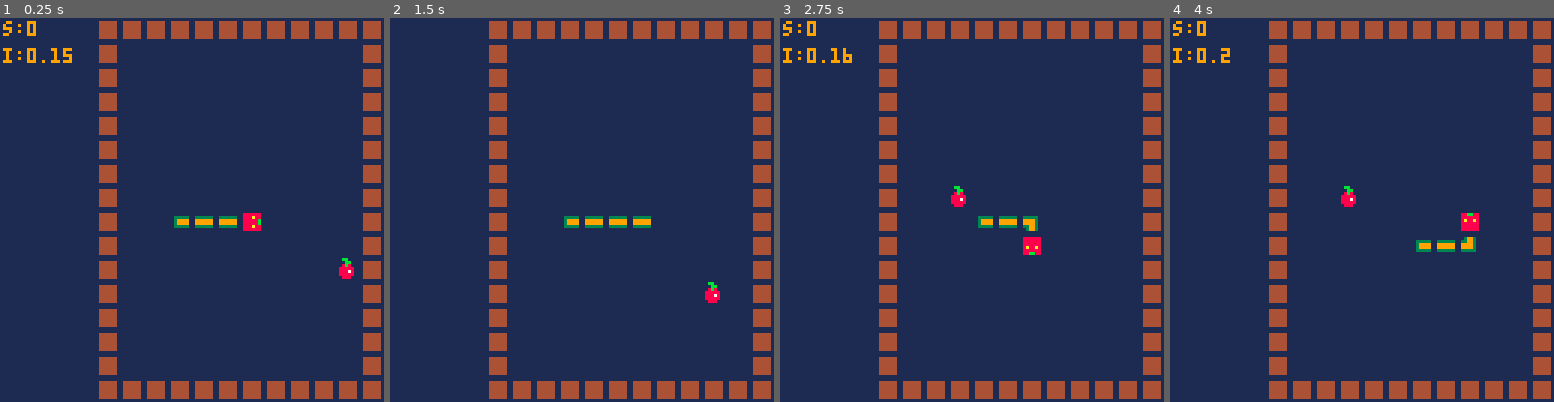
Above: before the commit, frames 1-4 (left to right).
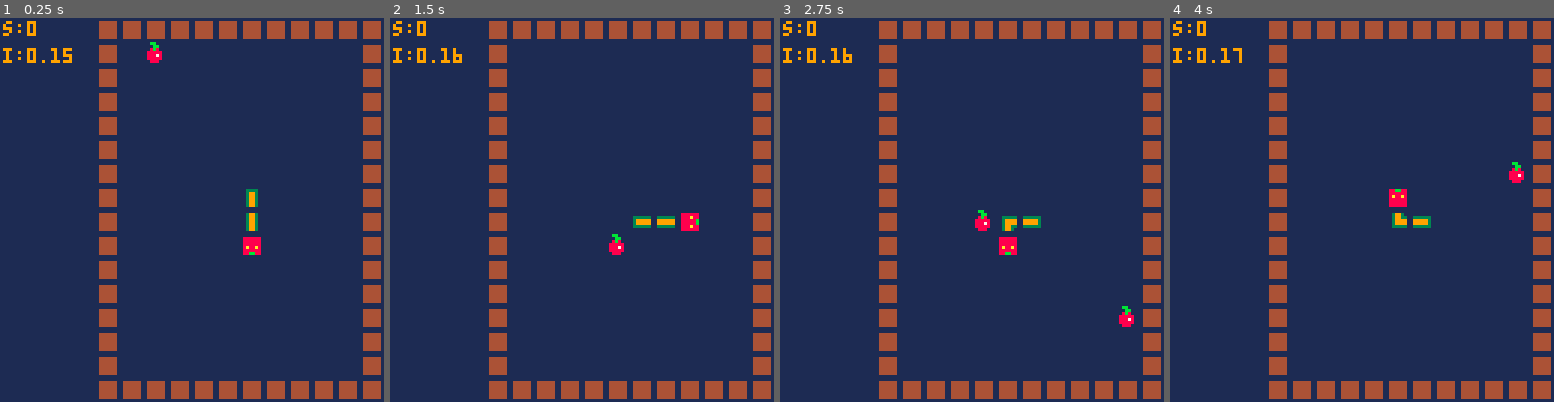
Above: after the commit, the same moments.

Repository: AriJalk/pico8-learning-snake
Game: PICO-8 cartridge snake.p8
Two runs of this game, one before a commit and one after it. Both use one fixed random seed, a clock stepped at 60 frames per second and the inputs below.
Inputs:
- Up to frame 1 (0.25 s): no input
- Up to frame 2 (1.5 s): tap O (Z key) at 0.33, 0.7, 1.43 s; tap X (X key) at 1.07 s
- Up to frame 3 (2.75 s): hold Left 1.97-2.37 s; tap X (X key) at 2.07, 2.4, 2.73 s; tap O (Z key) at 2.22 s; hold Down from 2.42 s (still down)
- Up to frame 4 (4 s): release Down at 2.82 s; hold Right 2.87-3.53 s; tap X (X key) at 3.07, 3.4, 3.73 s; tap O (Z key) at 3.1, 3.98 s; hold Up from 3.58 s (still down)

The runs differ from the first frame. In frame 1, 1.3% of the frame differs, in the area x 38-93%, y 6-68%; in frame 2, 1.5%; in frame 3, 1.1%; in frame 4, 1.5%, in the area x 13-93%, y 7-61%.

Commit message:
Added more comments, some refactoring and optimizations

Diff:
--- a/snake.p8
+++ b/snake.p8
@@ -4,15 +4,15 @@
 -- engine functions
 
 --game variables
-snake_pos = {}
-wall_pos = {}
-snake_size = 0
-score = 0
+snake_pos=nil
+wall_pos=nil
+--must be >1
+snake_size=2
+score=nil
 head_pos=nil
 tail_pos=nil
 fruit_pos=nil
 
-last_dir=nil
 direction=nil
 directions=
 {
@@ -25,20 +25,18 @@
 --game flags
 is_fruit_placed=false
 
---input
-dir_buffer=nil
 
 --grid variables
 --pixel size
 grid_size={x=96,y=128}
---grid_size={x=96,y=96}
---number of tiles, in proportion to grid_size
+//grid_size={x=96,y=96}
+--number of tiles
 tile_num={x=12,y=16}
---tile_num={x=6,y=6}
+//tile_num={x=6,y=6}
 tile_size={x=grid_size.x/tile_num.x,y=grid_size.y/tile_num.y}
-margin=0
-
-panel_size={x=128-96,y=128}
+win_size=(tile_num.x-2)*(tile_num.y-2)
+
+panel_size={x=32,y=32}
 
 spr_size={sw=8,sh=8,dw=tile_size.x,dh=tile_size.y}
 
@@ -55,10 +53,8 @@
 	empty={sx=80,sy=0}
 }
 
-
-
 --collision segments
-segments = {}
+segments=nil
 segment_num={x=4,y=4}
 segment_size={x=tile_num.x/segment_num.x,y=tile_num.y/segment_num.y}
 
@@ -69,16 +65,13 @@
 
 
 function _init()
-	win_size=(tile_num.x-2)*(tile_num.y-2)
-	printh('winsize:'..win_size)
 	is_game_running=true
  update_interval=0.15
- snake_size=4
+ snake_size=3
  snake_pos={}
  score=0
- segments={}
 	build_segments()
-	direction=directions.right
+	direction=dir_rnd()
 	build_wall()
 	build_snake()
 	tail_pos=nil
@@ -93,6 +86,7 @@
 		update_input()
 		update_time += time()-last_time
 		last_time = time()
+		--check for update tick
 		if(update_time > update_interval) then
 			update_time = 0
 			update_snake()
@@ -104,6 +98,7 @@
 			if is_fruit_placed and is_game_running then
 				add_fruit()
 			end
+			--check if lost by collision
 			if check_collision(snake_pos[1]) then
 			 is_game_running=false
 			 draw_lose_panel()
@@ -112,16 +107,14 @@
 		end
 	draw_update()
  end
+ --test button to decelerate
 	if (btn(❎)) then
 		update_interval += 0.01
 		update_interval = min(update_interval,1)
-		--update_speed = mid(0, updade_speed, 2)
+	--reset button
 	elseif (btnp(🅾️)) then
 		_init()
 		return
---		update_interval -= 0.01
---		update_interval = max(0,update_interval)
---		--update_speed = mid(0, update_speed, 2)
 	end
 end
 
@@ -136,6 +129,7 @@
  draw_wall()
  draw_snake_initial()
  draw_fruit()
+ flip()
 end
 
 function draw_update()
@@ -143,9 +137,12 @@
 	draw_panel()
 	if is_fruit_placed then
 		draw_fruit()
+		is_fruit_placed=false
 	end
 	flip()
 end
+
+--core draw functions
 
 function draw_sprite(sprite,pos,flip_x,flip_y)
 	if flip_x==nil then flip_x=false end
@@ -160,7 +157,7 @@
 		flip_x,flip_y)
 end
 
-
+--draw horizontal/vertical sprites
 function draw_orientation(spr_name,pos,dir)
  if dir==nil then
   dir=pos.dir
@@ -168,35 +165,27 @@
  local flip_x=false
  local flip_y=false
  local o=nil
- if dir==directions.right or dir==directions.left then
- 	o='h'
- 	if dir==directions.left then
- 	 flip_x=true
- 	end
- elseif dir==directions.up or dir==directions.down then
+ local right=(dir==directions.right)
+ local left=(dir==directions.left)
+ local up=(dir==directions.up)
+ local down=(dir==directions.down)
+
+ if right or left then
+  o='h'
+  if left then
+   flip_x=true
+  end
+ elseif up or down then
   o='v'
-  if dir==directions.down then
-   flip_y=true
+  if down then
+  	flip_y=true
   end
  end
  local str=spr_name..'_'..o
  draw_sprite(sprites[str],pos,flip_x,flip_y)
 end
 
---draw functions
-function draw_tile(pos,col)
-	local draw_pos=grid_game_position(pos)
-	draw_pos.x += 128 - grid_size.x
-	rectfill(
-		draw_pos.x+margin,draw_pos.y+margin,
-		draw_pos.x+tile_size.x-1-margin,draw_pos.y+tile_size.y-1-margin,col)
-end
-
-function draw_fruit()
-	draw_sprite(sprites.fruit,fruit_pos)
-	--todo:somwhere else
-	is_fruit_placed=false
-end
+--initial draw functions
 
 function draw_snake_initial()
  draw_head()
@@ -204,6 +193,20 @@
  draw_tail()
 end
 
+function draw_body_initial()
+ for i=1,snake_size-1 do
+  draw_orientation('body',snake_pos[i])
+ end
+end
+
+function draw_wall()
+	for wall in all(wall_pos) do
+		draw_sprite(sprites.wall,wall)
+	end
+end
+
+--loop draw functions
+
 function draw_snake_update()
 	--remove tail
 	if tail_pos and not pos_equals(tail_pos,fruit_pos) then
@@ -212,15 +215,52 @@
 	--add head
 	draw_head()
 	--change previous head to body and set tail
-	draw_body_update()
+	if snake_size>2 then
+	 	draw_body_update()
+	end
 	draw_tail()
 end
 
-function draw_wall()
-	for wall in all(wall_pos) do
-		draw_sprite(sprites.wall,wall)
-	end
-end
+function draw_body_update()
+ --continuous
+ if snake_pos[2].dir==snake_pos[1].dir then
+ 	draw_orientation('body',snake_pos[2])
+ else
+  --corner
+  draw_elbow()
+ end
+end
+
+--element draw functions
+
+function draw_fruit()
+	draw_sprite(sprites.fruit,fruit_pos)
+end
+
+function draw_head()
+	draw_orientation('head',head_pos)
+end
+
+function draw_tail()
+ if snake_size>1 then
+ 	draw_orientation('tail',snake_pos[snake_size],snake_pos[snake_size-1].dir)
+ end
+end
+
+--draws a corner between cells[1,3]
+--only call when direction changed and size>2
+function draw_elbow()
+	local sprite=sprites.elbow
+	local pos_a=snake_pos[1]
+	local pos_b=snake_pos[2]
+	--check elbow type
+ local flip_x=(pos_a.dir==directions.left)or(pos_b.dir==directions.right)
+ local flip_y=(pos_a.dir==directions.down)or(pos_b.dir==directions.up)
+ --draw the elbow based on elbow type
+	  draw_sprite(sprite,pos_b,flip_x,flip_y)
+end
+
+--panels
 
 function draw_panel()
 	rectfill(0,0,panel_size.x-1,panel_size.y-1,1)
@@ -229,62 +269,6 @@
 	print('i:'..update_interval,1,10)
 end
 
---snake parts
-
-function draw_head()
-	draw_orientation('head',head_pos)
-end
-
-function draw_tail()
- if snake_size>1 then
- 	draw_orientation('tail',snake_pos[snake_size],snake_pos[snake_size-1].dir)
- end
-end
-
-
-function draw_body_initial()
- for i=1,snake_size-1 do
-  draw_orientation('body',snake_pos[i])
- end
-end
-
---only call when cells[2-3] are orthogonal
-function draw_elbow()
-	local sprite=sprites.elbow
-	local pos_a=snake_pos[1]
-	local pos_b=snake_pos[2]
-
-	local right=(pos_a.dir==directions.right)or(pos_b.dir==directions.left)
-	local left=(pos_a.dir==directions.left)or(pos_b.dir==directions.right)
-	local up=(pos_a.dir==directions.up)or(pos_b.dir==directions.down)
-	local down=(pos_a.dir==directions.down)or(pos_b.dir==directions.up)
-
-	if right then
-	 if up then
-	  draw_sprite(sprite,pos_b,false,true)
-	 else
-	  draw_sprite(sprite,pos_b,false,false)
-	 end
-	elseif left then
-	 if up then
-	 	draw_sprite(sprite,pos_b,true,true)
-	 else
-	 	draw_sprite(sprite,pos_b,true,false)
-		end
-	end
-end
-
-function draw_body_update()
- --continuous
- if snake_size>2 then
-	 if snake_pos[2].dir==snake_pos[1].dir then
-  	draw_orientation('body',snake_pos[2])
- 	else
- 	 draw_elbow()
- 	end
- end
-end
-
 function draw_win_panel()
 -- rectfill(25,25,128-25,128-25,4)
  print('you win',32,64,10)
@@ -297,7 +281,8 @@
  print('press 🅾️ to reset',10)
 end
 -->8
--- update functions
+-- logic update functions
+
 //todo: buffer
 function update_input()
 	local new_dir
@@ -310,12 +295,15 @@
 	elseif btn(⬆️) then
 		new_dir=directions.up
 	end
-	if new_dir and snake_size>1 then
-		local new_pos=pos_add(snake_pos[1],new_dir)
-		if pos_equals(new_pos,snake_pos[2]) then
-			return
-		end
-		direction=new_dir
+	if new_dir then
+ //todo: remove if
+	 if snake_size>1 then
+			local new_pos=pos_add(snake_pos[1],new_dir)
+			if pos_equals(new_pos,snake_pos[2]) then
+				return
+			end
+ 	end
+  direction=new_dir
 	end
 end
 
@@ -332,51 +320,25 @@
 		is_fruit_placed=true
 		snake_size+=1
 		score+=1
+		--speed up
  	update_interval-=dec_value
  	update_interval=max(0,update_interval)
 	end
-	--update body
+	--update body inward
 	for cell=snake_size,2,-1 do
  		snake_pos[cell]=snake_pos[cell-1]
  end
  --update head
  add_collision(snake_pos[1])
- snake_pos[1] = head_pos
+ snake_pos[1]=head_pos
  snake_pos[1].dir=direction
 end
-
-function check_collision(pos)
-	local seg=get_segment(pos)
-	if seg[pos_str(pos)]!=nil then
-	 return true
-	end
-	return false
-end
-
---function check_collision()
--- local head=snake_pos[1]
---	local seg=get_segment(head)
---	for col in all(seg) do
---		if pos_equals(col,head) then
---			_init()
---		end
---	end
---	if pos_equals(head_fruit_pos) then
---
---	end
---end
---
---function generate_fruit()
---
---end
 
 function add_fruit()
  while true do
  	local pos=pos_rnd()
  	if not check_collision(pos) and not pos_equals(pos,head_pos) then
  	 fruit_pos=pos
--- 	 printh('pos:'..pos_str(fruit_pos))
---			printh('head:'..pos_str(head_pos))
  		return
  	end
  end
@@ -386,17 +348,21 @@
 	return snake_size==win_size
 end
 -->8
--- position
+-- position functions
+
+--convert logic position to pixel position
 function grid_game_position(coordinates)
 	local x = tile_size.x*coordinates.x
 	local y = tile_size.y*coordinates.y
 	return {x=x,y=y}
 end
 
+--hard copy position
 function pos_cpy(origin)
 	return {x=origin.x,y=origin.y}
 end
 
+--check if two positions identical
 function pos_equals(pos_a,pos_b)
 	if pos_a==nil or pos_b==nil then
 		return false
@@ -404,21 +370,38 @@
 	return pos_a.x==pos_b.x and pos_a.y==pos_b.y
 end
 
+--add two positions
 function pos_add(pos_a,pos_b)
 	return {x=pos_a.x+pos_b.x,y=pos_a.y+pos_b.y}
 end
 
+--random position in logic game space
 function pos_rnd()
-	return {x=flr(rnd(tile_num.x-1)),y=flr(rnd(tile_num.y-1))}
-end
-
+	return {x=flr(rnd(tile_num.x-1))+1,y=flr(rnd(tile_num.y-1))+1}
+end
+
+--convert position to string
 function pos_str(pos)
  return pos.x..','..pos.y
 end
+
+--random direction
+function dir_rnd()
+ local num=flr(rnd(4)+1)
+ if num==1 then
+ 	return directions.right
+ elseif num==2 then
+ 	return directions.left
+ elseif num==3 then
+  return directions.up
+ elseif num==4 then
+  return directions.down
+ end
+end
 -->8
 --building functions
 
-
+--initialize snake
 function build_snake()
 	snake_pos[1]={x=tile_num.x/2,y=tile_num.y/2,dir=direction}
 	head_pos=snake_pos[1]
@@ -430,10 +413,11 @@
 		snake_pos[cell].dir=direction
 		add_collision(pos)
 	end
-
-end
-
+end
+
+--initialize wall
 function build_wall()
+	wall_pos={}
 	slot=1
 	--horizontal
 	for i=0,tile_num.x-1 do
@@ -453,14 +437,25 @@
 	end
 end
 -->8
---segments
-
+--collision segments
+
+function build_segments()
+	segments={}
+ for i=0,segment_num.x do
+ 	for j=0,segment_num.y do
+ 	 segments[i..','..j]={}
+ 	end
+ end
+end
+
+--get matching segment for position
 function get_segment(pos)
 	local x=flr(pos.x/segment_size.x)
 	local y=flr(pos.y/segment_size.y)
  return segments[x..','..y]
 end
 
+--add position to segment table
 function add_collision(pos)
 	local seg=get_segment(pos)
 	local str=pos_str(pos)
@@ -469,6 +464,7 @@
 	end
 end
 
+--delete position from segment table
 function del_collision(pos)
  local seg=get_segment(pos)
 	local str=pos_str(pos)
@@ -477,19 +473,22 @@
 	end
 end
 
-function build_segments()
- for i=0,segment_num.x do
- 	for j=0,segment_num.y do
- 	 segments[i..','..j]={}
- 	end
- end
-end
+--return true/false if position collides
+function check_collision(pos)
+	local seg=get_segment(pos)
+	if seg[pos_str(pos)]!=nil then
+	 return true
+	end
+	return false
+end
+
+
 __gfx__
 000000001111111111111111111111111111111111111111111111111111111111bb111111111111111111110000000000000000000000000000000000000000
-000000001139931111111111111111111139931111111111188bb88118888881111bb11114444441111111110000000000000000000000000000000000000000
-007007001139931113333331113333311139931111333331188888811888a881118b811114444441111111110000000000000000000000000000000000000000
-00077000113993111999999111399991113993111139999118a88a81188888b11888881114444441111111110000000000000000000000000000000000000000
-00077000113993111999999111399991113993111139999118888881188888b11888781114444441111111110000000000000000000000000000000000000000
-007007001139931113333331113993311133331111333331188888811888a8811888881114444441111111110000000000000000000000000000000000000000
-00000000113993111111111111399311111111111111111118888881188888811188811114444441111111110000000000000000000000000000000000000000
+000000001139931111111111113993111139931111111111188bb88118888881111bb11114444441111111110000000000000000000000000000000000000000
+007007001139931113333331113993311139931113333331188888811888a881118b811114444441111111110000000000000000000000000000000000000000
+00077000113993111999999111399991113993111399999118a88a81188888b11888881114444441111111110000000000000000000000000000000000000000
+00077000113993111999999111399991113993111399999118888881188888b11888781114444441111111110000000000000000000000000000000000000000
+007007001139931113333331113333311139931113333331188888811888a8811888881114444441111111110000000000000000000000000000000000000000
+00000000113993111111111111111111113333111111111118888881188888811188811114444441111111110000000000000000000000000000000000000000
 00000000111111111111111111111111111111111111111111111111111111111111111111111111111111110000000000000000000000000000000000000000
